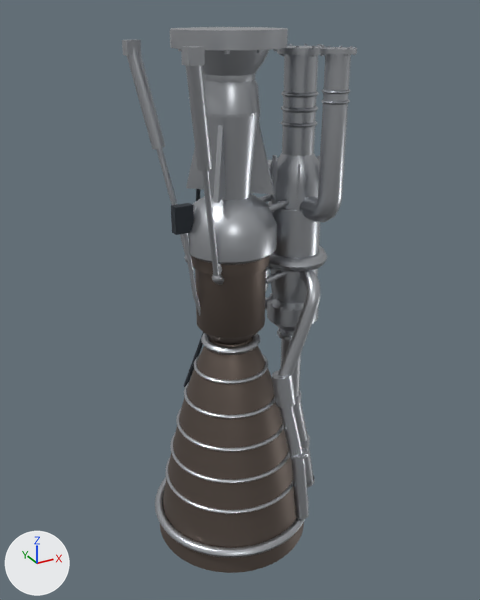
An edit to the Blender file assets/blender/eng_kerolox_workhorse.blend, drawn before and after from the same camera.
Camera for both pictures: a camera (50 mm lens) standing at (-1.57, -2.96, 2.99) and looking at (0.07, 0.02, 1.5). The axes (+X, +Y, +Z) are drawn at lower left. The lights are the same throughout. The older version comes first. Objects named as collision shapes, trigger or cutter boxes, shadow casters or lower levels of detail are left out.

The older version as bpy lines, for what is in view:
```python
mat_engine_metal = principled_material('engine_metal')
mat_engine_metal.base_color = (0.5, 0.52, 0.55)  # light grey #bcbfc4
mat_engine_metal.metallic = 0.92
mat_engine_metal.roughness = 0.36
mat_nozzle_hot = principled_material('nozzle_hot')
mat_nozzle_hot.base_color = (0.17, 0.135, 0.115)  # brown #73675f
mat_nozzle_hot.metallic = 0.82
me_eng_kerolox_workhorse_lod0 = bpy.data.meshes.new('eng_kerolox_workhorse_LOD0')
me_eng_kerolox_workhorse_lod0.from_pydata(...)  # 11139 vertices, 8764 faces; spans x -0.48..0.62, y -0.48..0.48, z 0.0..2.9
# faces by material slot: [6260, 2320, 184]
me_eng_kerolox_workhorse_lod0.materials.append(mat_engine_metal)  # light grey #bcbfc4
me_eng_kerolox_workhorse_lod0.materials.append(mat_nozzle_hot)  # brown #73675f
me_eng_kerolox_workhorse_lod0.materials.append(mat_detail_dark)  # dark blue #293038
ob_eng_kerolox_workhorse_lod0 = bpy.data.objects.new('eng_kerolox_workhorse_LOD0', me_eng_kerolox_workhorse_lod0)
ob_eng_kerolox_workhorse_lod0.parent = ob_eng_kerolox_workhorse
ob_eng_kerolox_workhorse_lod0.location = (0.0, 0.0, 0.0)
```
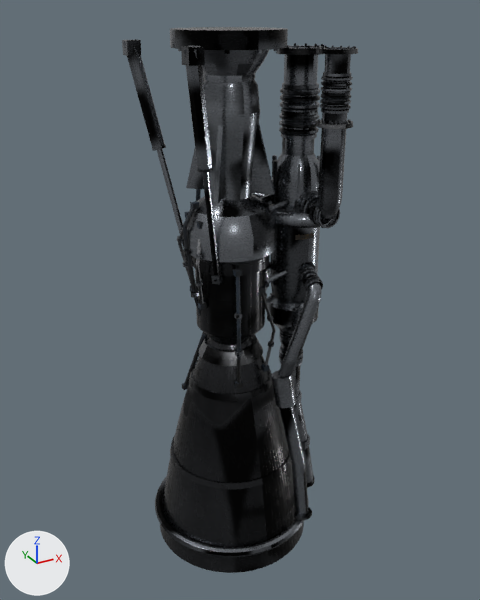
Location of each change, (x1, y1, x2, y2) in pixels of the pictures (480 x 600 px; the box of a moved part takes in the faces that stretch with it):
'eng_kerolox_workhorse_LOD0', surface changed, reshaped (light grey to black): before (122, 27, 357, 573); after (122, 27, 358, 573)
part 1 of me_eng_kerolox_workhorse_lod0, added: after (191, 366, 271, 394)
part 2 of me_eng_kerolox_workhorse_lod0, moved or reshaped (not visible afterwards): before (277, 48, 321, 55)
part 3 of me_eng_kerolox_workhorse_lod0, rebuilt (12% narrower, 22% shorter): before (201, 333, 260, 355); after (205, 335, 257, 352)
part 4 of me_eng_kerolox_workhorse_lod0, rebuilt (not visible afterwards): before (277, 331, 291, 341)
part 5 of me_eng_kerolox_workhorse_lod0, deleted: before (166, 44, 353, 514)
part 6 of me_eng_kerolox_workhorse_lod0, built on: before (156, 44, 357, 519); after (123, 39, 358, 516)
part 7 of me_eng_kerolox_workhorse_lod0, built on: after (155, 476, 312, 557)
part 8 of me_eng_kerolox_workhorse_lod0, surface changed (darker): before (160, 48, 329, 573); after (160, 48, 341, 573)
part 9 of me_eng_kerolox_workhorse_lod0, recoloured: before (268, 48, 329, 224); after (268, 48, 328, 212)

Edits to the bpy script that builds the scene:
```text
Change mat_engine_metal:
    remove # nodes: BsdfPrincipled, OutputMaterial
    remove # colours: light grey #bcbfc4
    nodes: BsdfPrincipled, MapRange x2, Mapping, Math x5, Mix x3, NormalMap, OutputMaterial, SeparateColor x2, TexImage x4, UVMap x2
    colours: grey #8f949b
    uses the picture img_eng_kerolox_workhorse_lod1_mask_png
    uses the picture img_engine_metal_albedo_jpg
    uses the picture img_engine_metal_normal_png
    uses the picture img_engine_metal_orm_jpg
Change mat_nozzle_hot:
    remove # nodes: BsdfPrincipled, OutputMaterial
    remove # colours: brown #73675f
    nodes: BsdfPrincipled, MapRange x3, Mapping, Math x6, Mix x4, NormalMap, OutputMaterial, SeparateColor x3, TexImage x4, UVMap x2, ValToRGB, VertexColor
    colours: dark grey #4f5155, brown #c4aa6f, brown #956c45, blue #595586, mixed with the vertex colours
    uses the picture img_eng_kerolox_workhorse_lod1_mask_png
    uses the picture img_nozzle_hot_albedo_jpg
    uses the picture img_nozzle_hot_normal_png
    uses the picture img_nozzle_hot_orm_jpg
Add mat_decal:
    mat_decal = bpy.data.materials.new('decal')
    # colours: white #ffffff
    # uses the picture img_eng_kerolox_workhorse_lod1_mask_png
    # uses the picture img_mf_decals_01_albedo_png
    # uses the picture img_mf_decals_01_normal_png
    # uses the picture img_mf_decals_01_orm_jpg
Add mat_trim:
    mat_trim = bpy.data.materials.new('trim')
    # colours: light grey #bec1c6
    # uses the picture img_eng_kerolox_workhorse_lod1_mask_png
    # uses the picture img_mf_trim_01_albedo_jpg
    # uses the picture img_mf_trim_01_normal_png
    # uses the picture img_mf_trim_01_orm_jpg
Change me_eng_kerolox_workhorse_lod0:
    used by ob_eng_kerolox_workhorse_lod0; parent = ob_eng_kerolox_workhorse; location = (0.0, 0.0, 0.0)
    remove me_eng_kerolox_workhorse_lod0.from_pydata(...)  # 11139 vertices, 8764 faces; spans x -0.48..0.62, y -0.48..0.48, z 0.0..2.9
    add me_eng_kerolox_workhorse_lod0.from_pydata(...)  # 27513 vertices, 16935 faces; spans x -0.48..0.62, y -0.48..0.48, z 0.0..2.9
    me_eng_kerolox_workhorse_lod0 part 1: the loose piece of 112 vertices spanning x -0.46..0.46, y -0.46..0.46, z 0.0 is copied, and the copy is scaled about its middle by (0.498, 0.498, 1), then moved by (0.0, 0.0, 1.06), in mat_nozzle_hot; it spans x -0.23..0.23, y -0.23..0.23, z 1.06
    me_eng_kerolox_workhorse_lod0 part 2: the loose piece of 28 vertices spanning x 0.29..0.53, y -0.12..0.12, z 2.78..2.81 is scaled about its middle by (-0.503, -0.503, 0), then moved by (-0.1, 0.22, -1.3)
    me_eng_kerolox_workhorse_lod0 part 3: the loose piece of 224 vertices spanning x -0.17..0.17, y -0.17..0.17, z 1.26..1.3 is rebuilt with 64 vertices and now spans x -0.15..0.15, y -0.15..0.15, z 1.27
    me_eng_kerolox_workhorse_lod0 part 4: the loose piece of 24 vertices spanning x 0.32..0.5, y -0.09..0.09, z 1.21..1.23 is rebuilt with 32 vertices and now spans x 0.34..0.48, y -0.07..0.07, z 1.22
    me_eng_kerolox_workhorse_lod0 part 5: 83 loose pieces with 2280 vertices, spanning x -0.41..0.52, y -0.41..0.41, z 0.38..2.82, are deleted
    me_eng_kerolox_workhorse_lod0 part 6: 134 vertices moved within x -0.37..0.51, y -0.37..0.36, z 0.56..2.82; 1409 vertices removed from x -0.39..0.6, y -0.39..0.39, z 0.54..2.84; 18445 vertices added at x -0.4..0.58, y -0.4..0.4, z 0.53..2.85
    me_eng_kerolox_workhorse_lod0 part 7: 4 vertices removed from x -0.3..0.3, y -0.3..0.3, z 0.15; 1400 vertices added at x -0.48..0.48, y -0.48..0.48, z 0.12..0.21
    me_eng_kerolox_workhorse_lod0 part 8: 1845 kept faces spanning x -0.46..0.56, y -0.46..0.46, z 0.0..2.82 get new texture (UV) coordinates
    me_eng_kerolox_workhorse_lod0 part 9: 24 faces spanning x 0.26..0.56, y -0.34..0.15, z 1.94..2.82 switch from mat_engine_metal (light grey #bcbfc4) to mat_trim
    me_eng_kerolox_workhorse_lod0 part 10: the surface is now shaded flat
    other edits to the shape of me_eng_kerolox_workhorse_lod0 do not show in these pictures
    add me_eng_kerolox_workhorse_lod0.materials.append(mat_decal)
```
